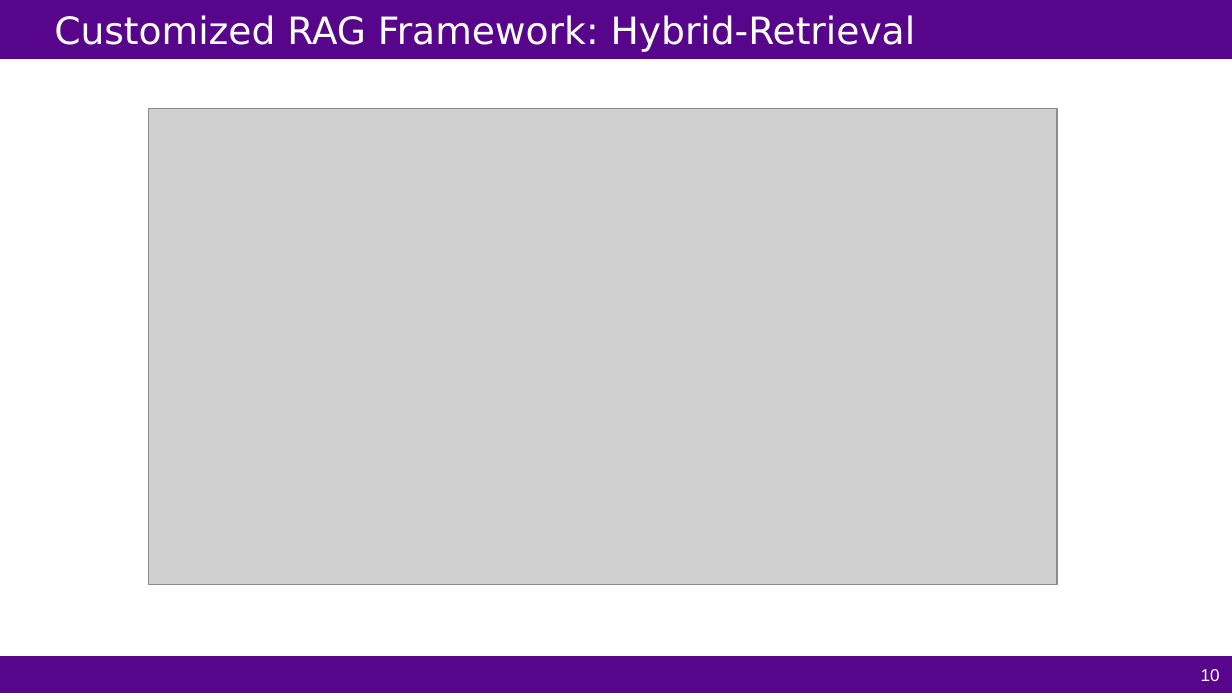
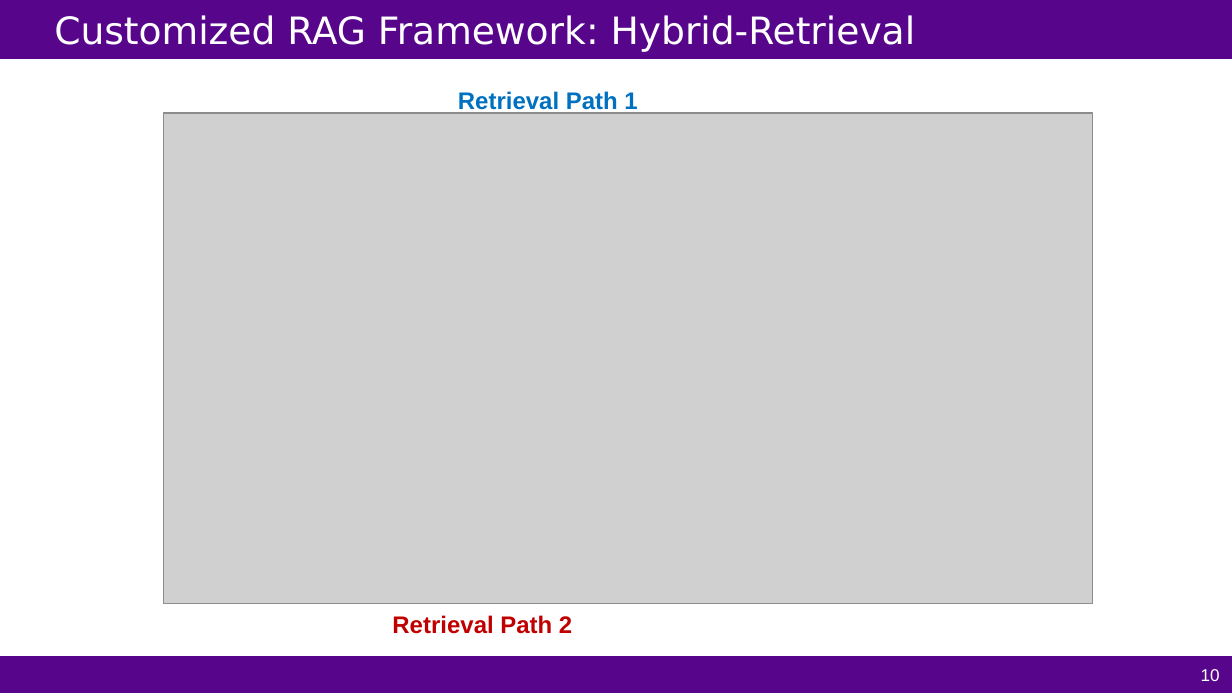
Before and after one commit to FCHXWH823/LLM4ChipDesign, a slide deck: slide 10 of slides/MLCAD25-Hybrid-NL2SVA.pptx. Drawn at 1232x693 pixels with LibreOffice and Linux fonts; fonts in the diff are those of the drawing; grey boxes stand for pictures. Boxes give left, top, right and bottom in pixels: in the first picture for what was removed or moved away, otherwise in the second. Text is boxed around its words. In the diff, an @@ line names an element or a change of style, - is before the commit and + after.

Commit message:
update Hybrid-NL2SVA slides

```diff
--- a/slides/MLCAD25-Hybrid-NL2SVA.pptx
+++ b/slides/MLCAD25-Hybrid-NL2SVA.pptx
@@ picture: place and size @@
-picture at bbox=[148, 108, 1057, 584]
+picture at bbox=[164, 113, 1093, 604]
@@ text added at bbox=[458, 91, 637, 115], 14 pt, text #0070C0, bold @@
+Retrieval Path 1
@@ text added at bbox=[392, 615, 572, 634], 14 pt, text #C00000, bold @@
+Retrieval Path 2
```
Also in this commit, not shown: 5 other slides changed, 3 slides added, 2 slides removed.
